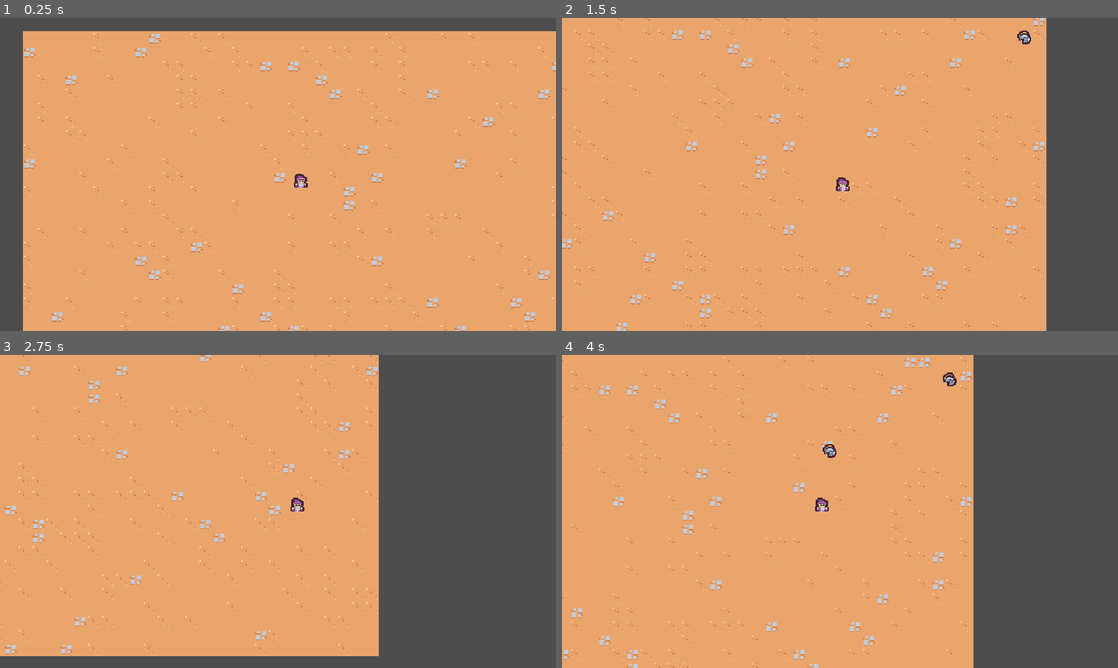
Above: before the commit, frames 1-4 (two rows, left to right).
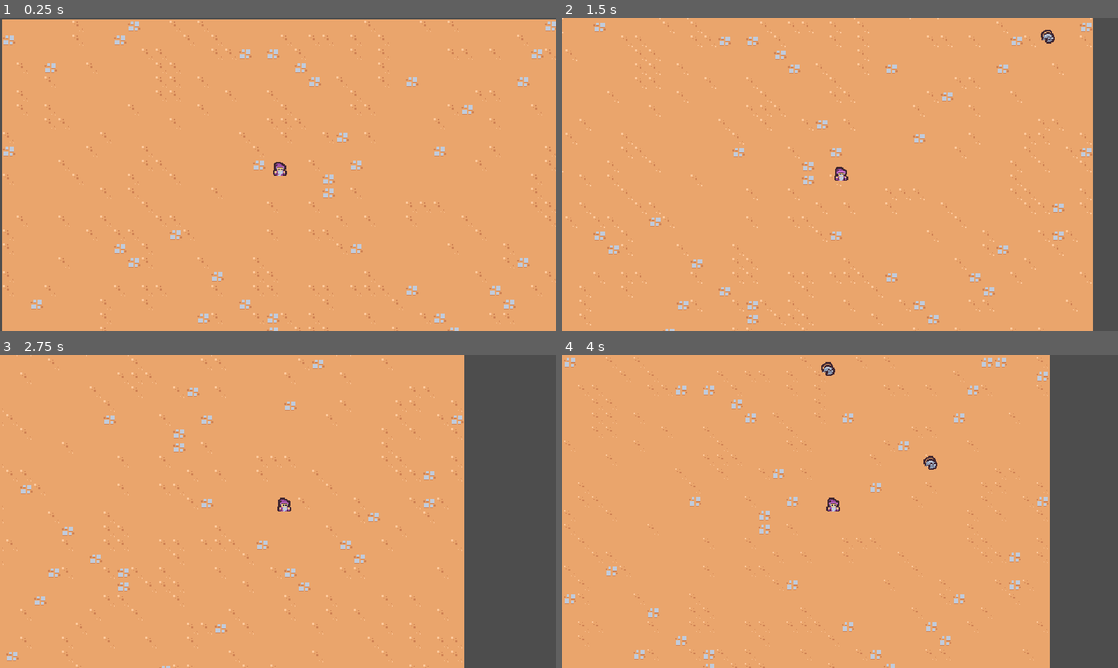
Above: after the commit, the same moments.

Repository: camd67/survivors-clone
Game: Godot game, scene res://scenes/main/main.tscn
Same seed, same stepped clock (60 frames per second), same inputs: the game is played once before the commit and once after it.
Inputs:
- Up to frame 1 (0.25 s): no input
- Up to frame 2 (1.5 s): hold D (move_right) 0.53-1.28 s; hold S (move_down) from 1.28 s (still down)
- Up to frame 3 (2.75 s): release S (move_down) at 2.03 s; hold D (move_right) from 2.03 s (still down)
- Up to frame 4 (4 s): release D (move_right) at 2.78 s; hold W (move_up) 2.78-3.53 s; hold A (move_left) from 3.53 s (still down)

The runs differ from the first frame. In frame 1, 12% of the frame differs, in the area x 0-100%, y 0-100%; in frame 2, 13%; in frame 3, 21%, in the area x 0-84%, y 0-100%; in frame 4, 17%.

Commit message:
Lesson 14: Game feel

Diff:
--- a/project.godot
+++ b/project.godot
@@ -60,6 +60,7 @@
 2d_physics/layer_1="Terrain"
 2d_physics/layer_2="Player"
 2d_physics/layer_3="Enemy"
+2d_physics/layer_4="EnemyCollision"
 
 [rendering]
 
--- a/scenes/ability/sword_ability/sword_ability.tscn
+++ b/scenes/ability/sword_ability/sword_ability.tscn
@@ -1,6 +1,45 @@
 [gd_scene load_steps=6 format=3 uid="uid://bwidp7rn4ooxs"]
 
 [ext_resource type="Texture2D" uid="uid://bquk0qwxtu3y" path="res://scenes/ability/sword_ability/sword.png" id="1_hxoio"]
+
+[sub_resource type="Animation" id="Animation_7dpnx"]
+length = 0.001
+tracks/0/type = "value"
+tracks/0/imported = false
+tracks/0/enabled = true
+tracks/0/path = NodePath("Sprite2D:rotation")
+tracks/0/interp = 1
+tracks/0/loop_wrap = true
+tracks/0/keys = {
+"times": PackedFloat32Array(0),
+"transitions": PackedFloat32Array(1),
+"update": 0,
+"values": [0.0]
+}
+tracks/1/type = "value"
+tracks/1/imported = false
+tracks/1/enabled = true
+tracks/1/path = NodePath("Sprite2D:scale")
+tracks/1/interp = 1
+tracks/1/loop_wrap = true
+tracks/1/keys = {
+"times": PackedFloat32Array(0),
+"transitions": PackedFloat32Array(1),
+"update": 0,
+"values": [Vector2(1, 1)]
+}
+tracks/2/type = "value"
+tracks/2/imported = false
+tracks/2/enabled = true
+tracks/2/path = NodePath("Area2D/CollisionShape2D:disabled")
+tracks/2/interp = 1
+tracks/2/loop_wrap = true
+tracks/2/keys = {
+"times": PackedFloat32Array(0),
+"transitions": PackedFloat32Array(1),
+"update": 1,
+"values": [false]
+}
 
 [sub_resource type="Animation" id="Animation_aehbg"]
 resource_name = "swing"
@@ -57,45 +96,6 @@
 "values": [true, false, true]
 }
 
-[sub_resource type="Animation" id="Animation_7dpnx"]
-length = 0.001
-tracks/0/type = "value"
-tracks/0/imported = false
-tracks/0/enabled = true
-tracks/0/path = NodePath("Sprite2D:rotation")
-tracks/0/interp = 1
-tracks/0/loop_wrap = true
-tracks/0/keys = {
-"times": PackedFloat32Array(0),
-"transitions": PackedFloat32Array(1),
-"update": 0,
-"values": [0.0]
-}
-tracks/1/type = "value"
-tracks/1/imported = false
-tracks/1/enabled = true
-tracks/1/path = NodePath("Sprite2D:scale")
-tracks/1/interp = 1
-tracks/1/loop_wrap = true
-tracks/1/keys = {
-"times": PackedFloat32Array(0),
-"transitions": PackedFloat32Array(1),
-"update": 0,
-"values": [Vector2(1, 1)]
-}
-tracks/2/type = "value"
-tracks/2/imported = false
-tracks/2/enabled = true
-tracks/2/path = NodePath("Area2D/CollisionShape2D:disabled")
-tracks/2/interp = 1
-tracks/2/loop_wrap = true
-tracks/2/keys = {
-"times": PackedFloat32Array(0),
-"transitions": PackedFloat32Array(1),
-"update": 1,
-"values": [false]
-}
-
 [sub_resource type="AnimationLibrary" id="AnimationLibrary_lyslv"]
 _data = {
 "RESET": SubResource("Animation_7dpnx"),
--- a/scenes/basic_enemy/basic_enemy.gd
+++ b/scenes/basic_enemy/basic_enemy.gd
@@ -1,6 +1,6 @@
 extends CharacterBody2D
 
-const MAX_SPEED = 75
+const MAX_SPEED = 50
 
 func _ready():
 	$Area2D.area_entered.connect(on_area_entered)
--- a/scenes/basic_enemy/basic_enemy.tscn
+++ b/scenes/basic_enemy/basic_enemy.tscn
@@ -10,7 +10,9 @@
 radius = 5.0
 
 [node name="BasicEnemy" type="CharacterBody2D" groups=["enemy"]]
-collision_layer = 0
+collision_layer = 8
+collision_mask = 9
+motion_mode = 1
 script = ExtResource("1_ogpgs")
 
 [node name="Area2D" type="Area2D" parent="."]
--- a/scenes/game_camera/game_camera.gd
+++ b/scenes/game_camera/game_camera.gd
@@ -8,7 +8,7 @@
 
 func _process(delta):
 	acquire_target()
-	global_position = global_position.lerp(target_position, 1.0 - exp(-delta * 10))
+	global_position = global_position.lerp(target_position, 1.0 - exp(-delta * 20))
 
 
 func acquire_target():
--- a/scenes/player/player.gd
+++ b/scenes/player/player.gd
@@ -1,6 +1,7 @@
 extends CharacterBody2D
 
-const MAX_SPEED = 200
+const MAX_SPEED = 125
+const ACCELERATION_SMOOTHING = 25
 
 # Called when the node enters the scene tree for the first time.
 func _ready():
@@ -8,16 +9,17 @@
 
 
 # Called every frame. 'delta' is the elapsed time since the previous frame.
-func _process(_delta):
+func _process(delta):
 	var movement_vector = get_movement_vector()
 	var direction = movement_vector.normalized()
-	velocity = direction * MAX_SPEED
+
+	var target_velocity = direction * MAX_SPEED
+	velocity = velocity.lerp(target_velocity, 1 - exp(-delta * ACCELERATION_SMOOTHING))
+
 	move_and_slide()
 
 
 func get_movement_vector():
-	var movement_vector = Vector2.ZERO
-
 	var x_movement = Input.get_action_strength("move_right") - Input.get_action_strength("move_left")
 	var y_movement = Input.get_action_strength("move_down") - Input.get_action_strength("move_up")
 	return Vector2(x_movement, y_movement)
--- a/scenes/player/player.tscn
+++ b/scenes/player/player.tscn
@@ -9,6 +9,7 @@
 
 [node name="Player" type="CharacterBody2D" groups=["player"]]
 collision_layer = 0
+motion_mode = 1
 script = ExtResource("1_ypp6v")
 
 [node name="AbililtyManager" type="Node" parent="."]
